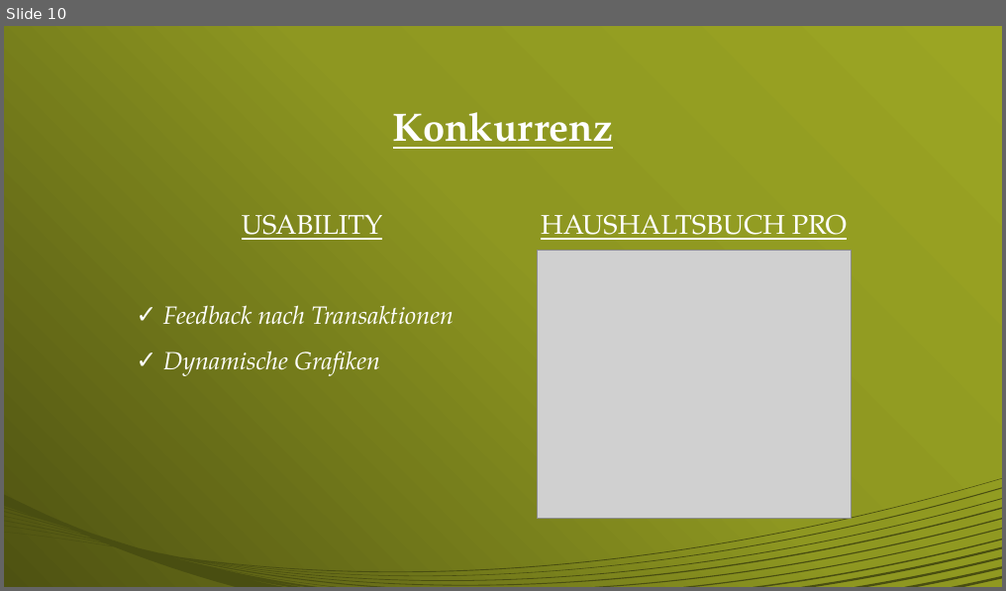
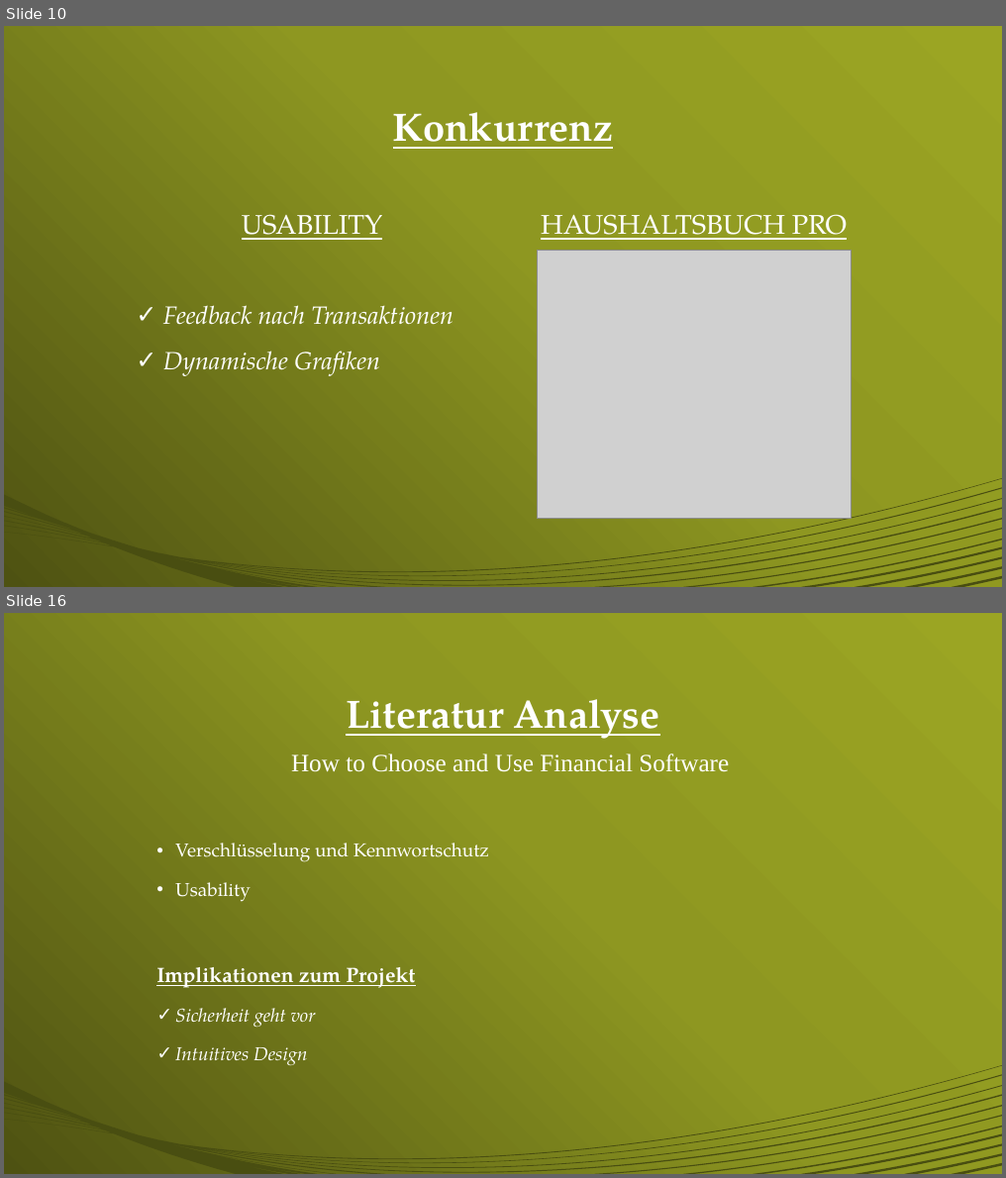
Before and after one commit to TarikPe/HCI, a slide deck: M1/präsentation/M1GruppeFreitagTeam10Präsentation.pptx. Shown one above the other, each under a label of ours: slide 10 before the commit, slides 10 and 16 after it; the slides between them are not shown. The pictures are 1006x591 and 1006x1178 pixels, drawn with LibreOffice and Linux fonts; fonts in the diff are those of the drawing; grey boxes stand for pictures. Boxes give left, top, right and bottom in pixels: in the first picture for what was removed or moved away, otherwise in the second. Text is boxed around its words. In the diff, an @@ line names an element or a change of style, - is before the commit and + after.

```diff
--- a/M1/präsentation/M1GruppeFreitagTeam10Präsentation.pptx
+++ b/M1/präsentation/M1GruppeFreitagTeam10Präsentation.pptx
@@ slide 16 added at <box>4,613,1002,1174</box>, background gradient #9DA625 to #8E9721 to #4E5312; not listed: 1 template element that a slide beside it also shows @@
@@ title added at <box>346,699,660,739</box>, 38 pt, text #FFFFFF, bold, underline @@
+Literatur Analyse
@@ text added at <box>156,754,729,1066</box>, 18 pt, text #FFFFFF @@
+How to Choose and Use Financial Software
+• Verschlüsselung und Kennwortschutz
+• Usability
+Implikationen zum Projekt
+✓ Sicherheit geht vor
+✓ Intuitives Design
```
Also in this commit, not shown: 6 other slides added, 6 other files.
